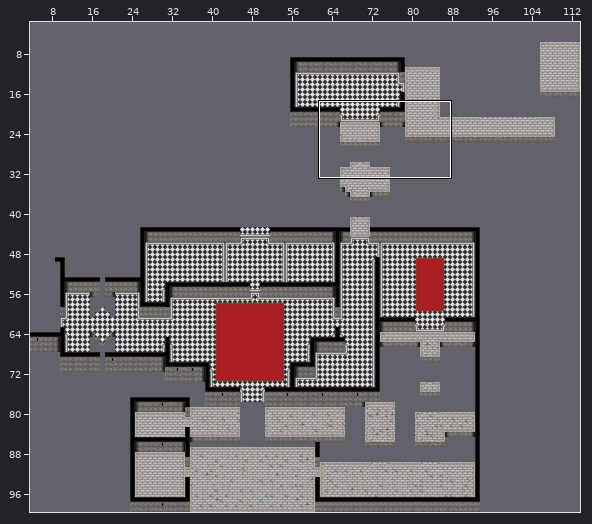
Two states of a Tiled map, Assets/tileFiles/yucilious.tmx. Above, an overview of the earlier version with the close-up marked.
Close-up. Old version:
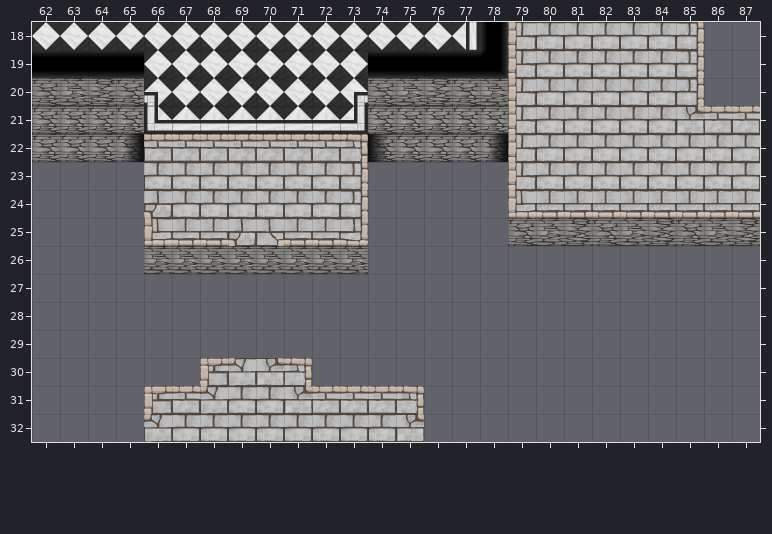
Cells are 64x64 px. Shown: x 62..87, y 18..32. The commit also changed other parts of the map, which this record leaves out.
And afterwards:
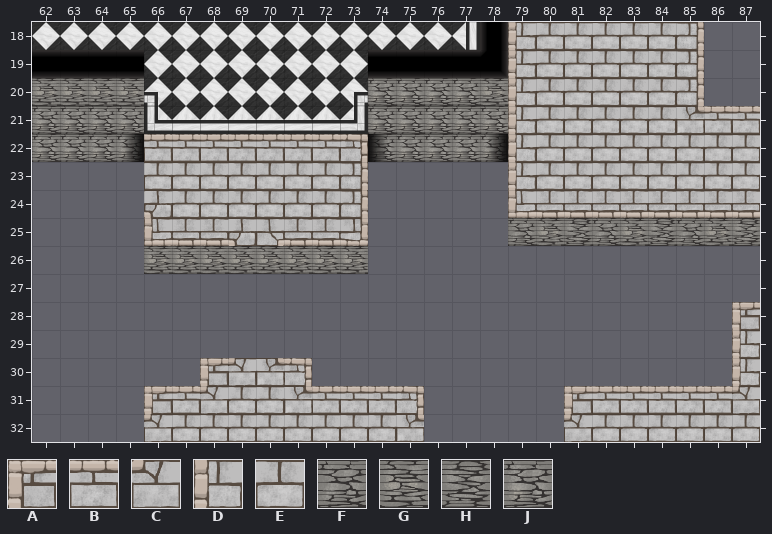
Key: from "yucilliousEstateTiles": A 0, B 1, C 3, D 6, E 7, F 18, G 19, H 20, J 25.
_ is an empty cell, . an unchanged one.
Diff:
--- layer "Tile Layer 1"
@@ x 62..76 @@
-20 F.HF.........GH
+20 _.__.........__
@@ x 81..87 @@
-28 ......_
-29 ......_
-30 ......_
-31 _______
-32 _______
+28 ......A
+29 ......D
+30 ......D
+31 ABBBBBC
+32 CEEEEEE
--- layer "Walls"
@@ x 62..76 @@
-20 _.__.........__
+20 G.GG.........JJ
Changed places in both close-ups, as pixel boxes (x1, y1, x2, y2):
changed: (33, 78, 60, 106)
changed: (89, 78, 144, 106)
changed: (397, 78, 452, 106)
added: (564, 302, 760, 442)
